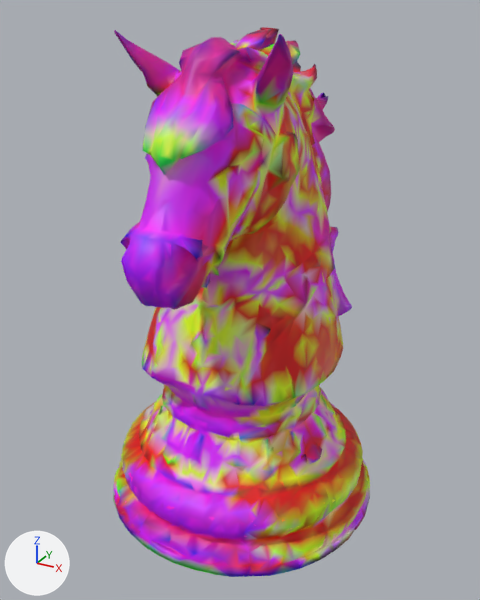
An edit to the glTF model assets/models/persian/candidate2/optimized/knight.glb, drawn before and after from the same camera.
Both versions are drawn from a 50 mm lens placed at (0.619, -1.138, 0.534), pointed at (0.001, -0.013, -0.028). The lights are fixed; the arrows at lower left show +X, +Y and +Z. The older version comes first.

Objects in the first picture: 'geometry_0'.
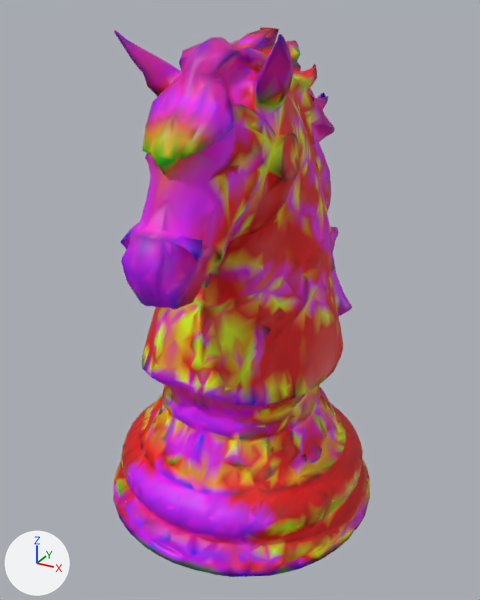
Where the change shows, as pixel boxes [x1, y1, x2, y2] in the pictures (480 x 600 px):
part 1 of me_geometry_0, recoloured: [113, 32, 370, 577] in both

The edits, one by one:
me_geometry_0 has 8987 vertices, 17967 faces and spans x -0.301..0.301, y -0.352..0.352, z -0.5..0.5.
me_geometry_0 is used by ob_geometry_0; location (0.0, 0.0, 0.0).
me_geometry_0 part 1: 17480 faces centred in x -0.299..0.3, y -0.351..0.351, z -0.499..0.499 are repainted in the vertex colours, in many colours.
